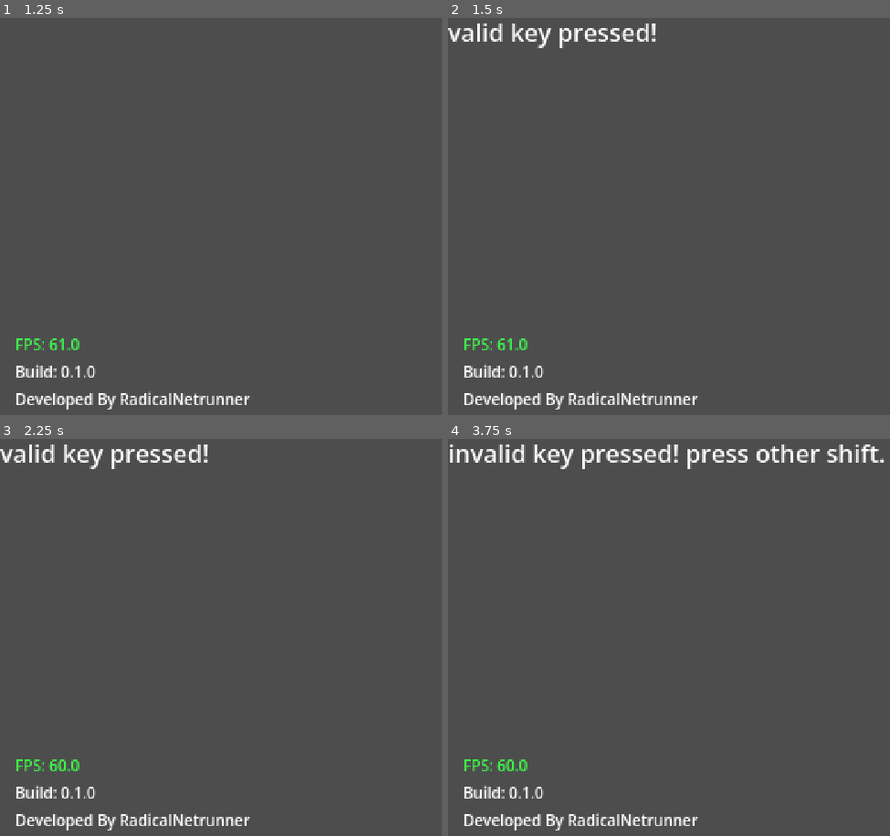
Above: before the commit, frames 1-4 (two rows, left to right).
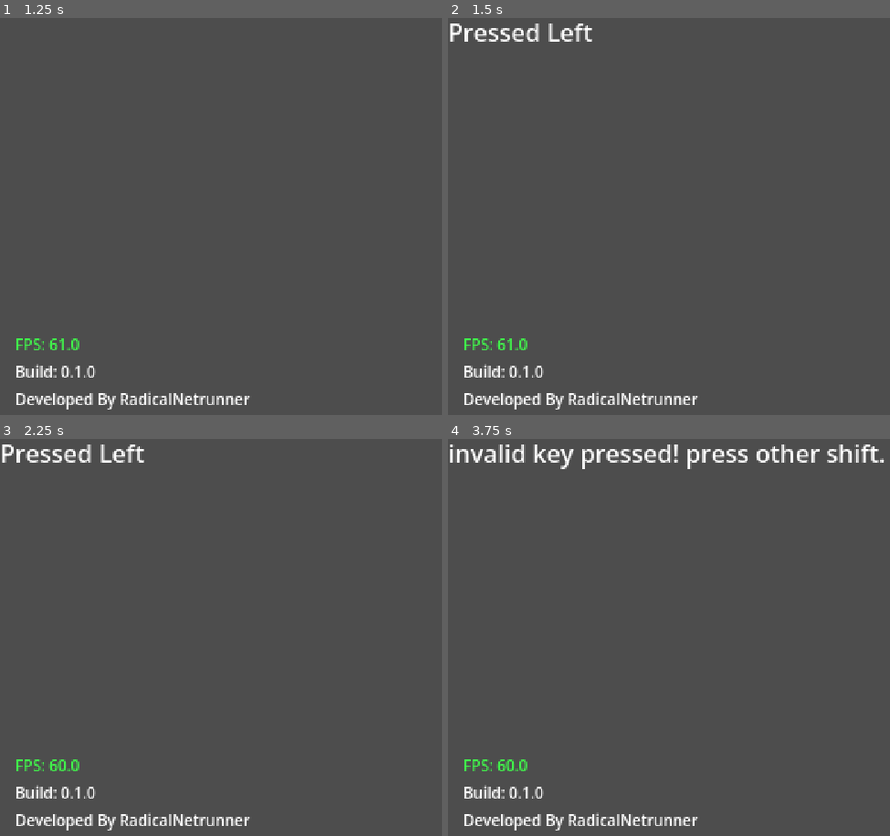
Above: after the commit, the same moments.

Repository: mcneiljv/game-off-2026
Game: Godot game, scene res://src/core/main_game/main.tscn
Same seed, same stepped clock (60 frames per second), same inputs: the game is played once before the commit and once after it.
Inputs:
- Up to frame 1 (1.25 s): tap Enter at 0.5 s
- Up to frame 2 (1.5 s): tap Space at 1.25 s; hold Shift (left_shift) from 1.28 s (still down)
- Up to frame 3 (2.25 s): tap Enter at 2 s; release Shift (left_shift) at 2.03 s
- Up to frame 4 (3.75 s): tap Space at 2.75 s; tap Enter at 3.5 s; hold Shift (left_shift) from 3.53 s (still down)

Frame 1 is identical in both runs. In frame 2, 1.2% of the frame differs, in the area x 0-48%, y 1-8%; in frame 3, 1.2%; in frame 4, nothing differs.

Commit message:
Ref MainGame keys enum in monitor.gd; Display correct left or right text; Push error when no text scenario met.

Diff:
--- a/src/core/main_game/monitor.gd
+++ b/src/core/main_game/monitor.gd
@@ -1,5 +1,7 @@
 class_name Monitor
 extends Label
+
+const KEYS := MainGame.Keys
 
 
 # Called when the node enters the scene tree for the first time.
@@ -12,8 +14,13 @@
 	pass
 
 
-func show_valid_key_press(_key) -> void:
-	text = "valid key pressed!"
+func show_valid_key_press(key: KEYS) -> void:
+	if key == KEYS.LEFT:
+		text = "Pressed Left"
+	elif key == KEYS.RIGHT:
+		text = "Pressed Right"
+	else:
+		push_error("No valid key press recorded.")
 
 
 func show_invalid_key_press() -> void:
